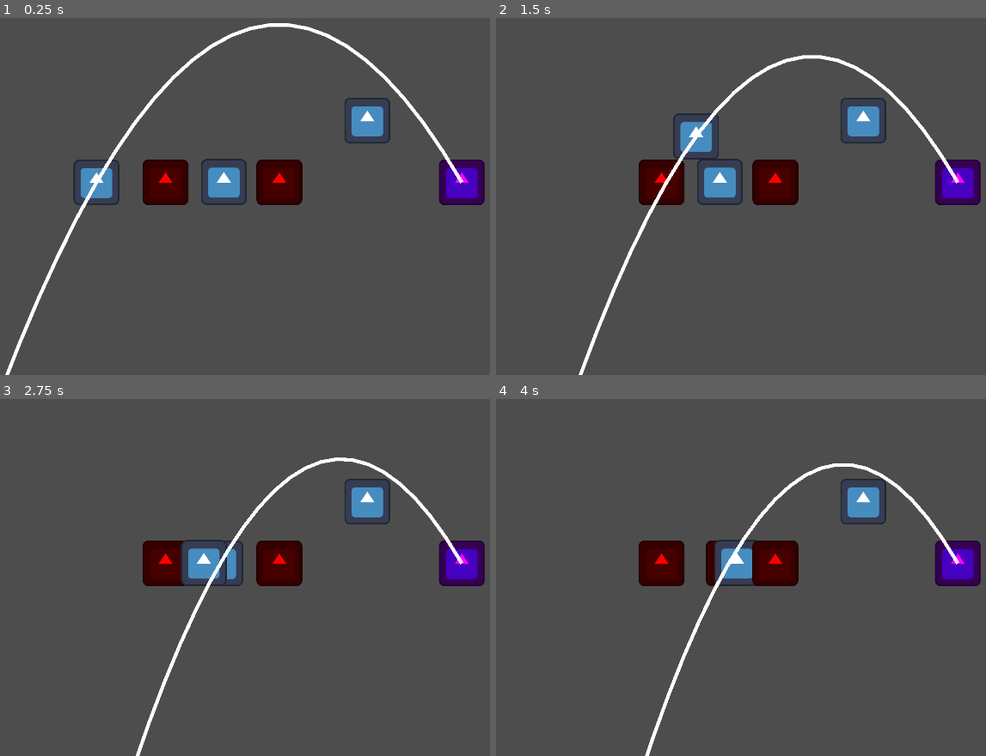
Above: before the commit, frames 1-4 (two rows, left to right).
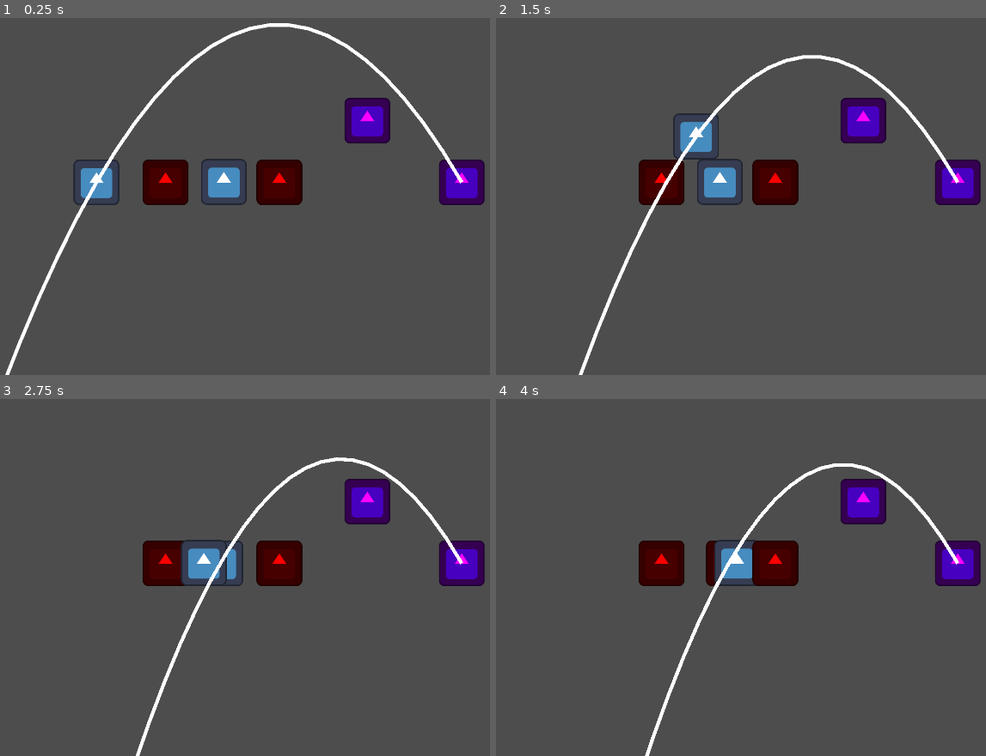
Above: after the commit, the same moments.

Repository: codenergy-dev/maricagamesjam2025_codenergy
Game: Godot game, scene res://scenes/game.tscn
Same seed, same stepped clock (60 frames per second), same inputs: the game is played once before the commit and once after it. The engine's default icon, where the game draws it, is replaced by a stand-in: a white triangle on a blue panel in a dark square.
Inputs:
- Up to frame 1 (0.25 s): no input
- Up to frame 2 (1.5 s): tap Enter (ui_accept) at 0.5, 0.77 s; hold Right (ui_right) from 0.53 s (still down)
- Up to frame 3 (2.75 s): tap Enter (ui_accept) at 1.52 s; release Right (ui_right) at 2.03 s; hold Left (ui_left) from 2.03 s (still down)
- Up to frame 4 (4 s): release Left (ui_left) at 2.78 s; hold Right (ui_right) from 2.78 s (still down); tap Enter (ui_accept) at 3.02, 3.77 s

The runs differ from the first frame. In frame 1, 1.2% of the frame differs, in the area x 70-80%, y 22-36%; in frame 2, 1.2%; in frame 3, 1.2%; in frame 4, 1.2%.

Commit message:
Change bee color

Diff:
--- a/godot/scenes/bee.tscn
+++ b/godot/scenes/bee.tscn
@@ -13,6 +13,7 @@
 script = ExtResource("1_vie5o")
 
 [node name="Sprite2D" type="Sprite2D" parent="."]
+modulate = Color(1, 0, 1, 1)
 texture = ExtResource("1_1q2x0")
 
 [node name="CollisionShape2D" type="CollisionShape2D" parent="."]
